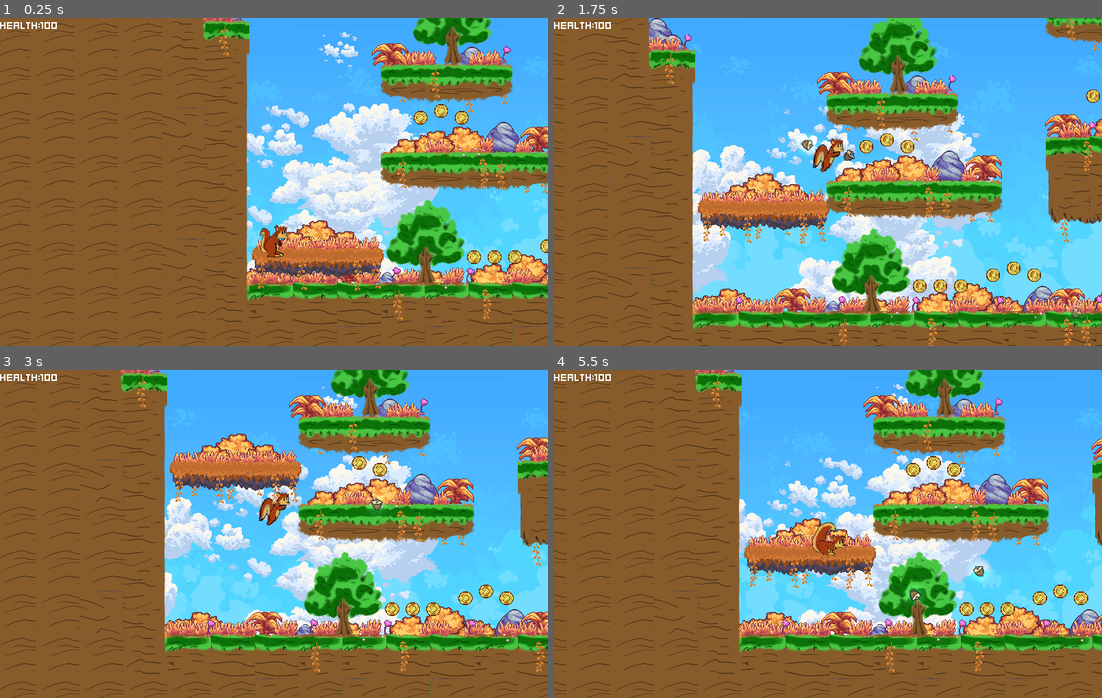
Above: before the commit, frames 1-4 (two rows, left to right).
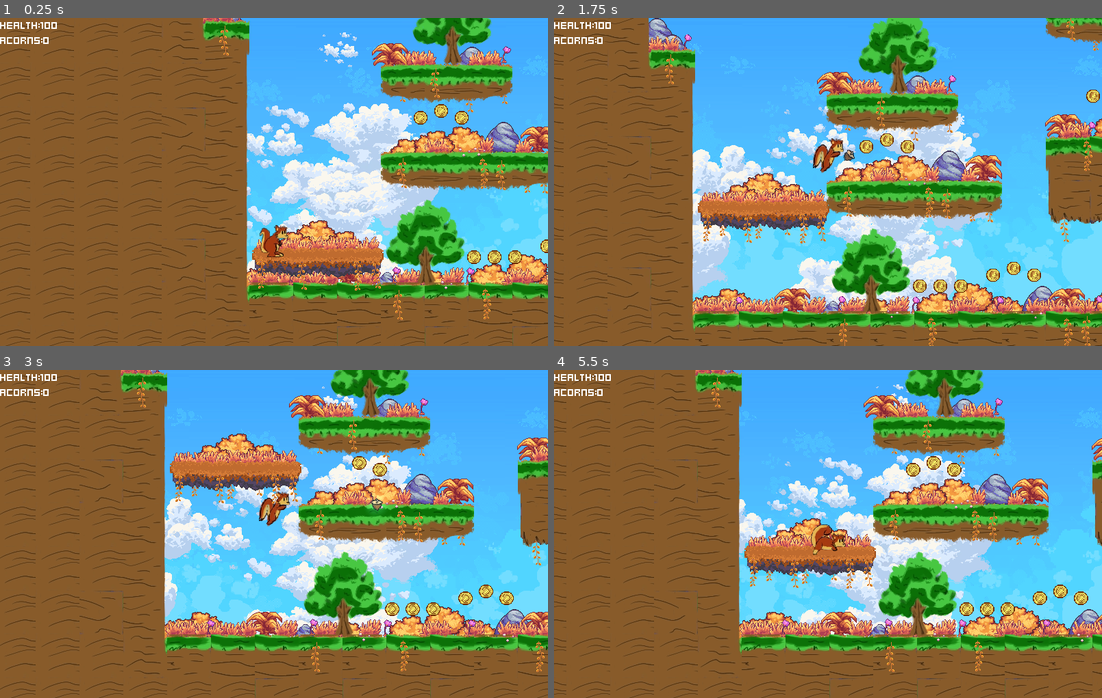
Above: after the commit, the same moments.

Repository: KieranL/ratatoskr
Game: Godot game, scene res://game_singleplayer.tscn
The game is run twice, just before and just after one commit, with the same random seed, the same clock (stepped at 60 frames per second) and the same inputs.
Inputs:
- Up to frame 1 (0.25 s): no input
- Up to frame 2 (1.75 s): hold Right (move_right) from 0.53 s (still down); tap Space (spit) at 0.6, 1.55 s; tap Up (jump) at 0.77, 1.52 s; tap Q (melee) at 1.35 s
- Up to frame 3 (3 s): release Right (move_right) at 2.03 s; hold Left (move_left) 2.03-2.78 s; tap Space (spit) at 2.1 s; hold Right (move_right) from 2.78 s (still down); tap V (toggle_climb) at 2.85 s
- Up to frame 4 (5.5 s): tap Up (jump) at 3.02, 3.77, 4.52 s; tap Space (spit) at 3.05, 3.6, 4.55, 5.1 s; tap R (reload_scene) at 4.15 s; release Right (move_right) at 4.28 s; hold Left (move_left) 4.28-5.03 s; tap Q (melee) at 4.35 s; hold Right (move_right) from 5.03 s (still down)

The runs differ from the first frame. In frame 1, 0.1% of the frame differs, in the area x 0-9%, y 5-8%; in frame 2, 0.2%; in frame 3, 0.1%; in frame 4, 0.6%, in the area x 0-79%, y 5-72%.

Commit message:
add acorns resource

Diff:
--- a/game.gd
+++ b/game.gd
@@ -25,7 +25,7 @@
 			else:
 				_pause_menu.close()
 			get_tree().root.set_input_as_handled()
-	elif event.is_action_pressed("reload_scene") and not is_game_over:
+	elif event.is_action_pressed("reload_scene"):
 		reload_game()
 
 
--- a/game_splitscreen.tscn
+++ b/game_splitscreen.tscn
@@ -47,7 +47,7 @@
 handle_input_locally = false
 canvas_item_default_texture_filter = 0
 audio_listener_enable_2d = true
-size = Vector2i(399, 480)
+size = Vector2i(2, 2)
 render_target_update_mode = 4
 
 [node name="Level" parent="Black/SplitContainer/ViewportContainer1/Viewport1" instance=ExtResource("3_e0nyr")]
@@ -75,7 +75,7 @@
 handle_input_locally = false
 canvas_item_default_texture_filter = 0
 audio_listener_enable_2d = true
-size = Vector2i(399, 480)
+size = Vector2i(2, 2)
 render_target_update_mode = 4
 
 [node name="ParallaxBackground" parent="Black/SplitContainer/ViewportContainer2/Viewport2" instance=ExtResource("5_47vt4")]
--- a/scenes/maingame/enemy/enemy.tscn
+++ b/scenes/maingame/enemy/enemy.tscn
@@ -239,8 +239,8 @@
 }
 
 [sub_resource type="CapsuleShape2D" id="5"]
-radius = 18.0
-height = 50.0
+radius = 36.0
+height = 88.0
 
 [sub_resource type="CanvasItemMaterial" id="6"]
 blend_mode = 1
@@ -283,6 +283,7 @@
 }
 
 [node name="CollisionShape2D" type="CollisionShape2D" parent="."]
+position = Vector2(-1, -12)
 rotation = -1.5708
 shape = SubResource("5")
 
--- a/scenes/maingame/level/coin.gd
+++ b/scenes/maingame/level/coin.gd
@@ -8,4 +8,5 @@
 
 func _on_body_entered(body: Node2D) -> void:
 	animation_player.play(&"picked")
+	(body as Player).acorn_collected()
 	(body as Player).coin_collected.emit()
--- a/scenes/maingame/player/player.gd
+++ b/scenes/maingame/player/player.gd
@@ -30,7 +30,9 @@
 
 var _isClimbing := false
 
+
 @onready var health_ui_amount = $UI/HealthLabel/HealthAmount
+@onready var acorns_ui_amount = $UI/AcornLabel/AcornAmount
 @onready var collision_shape = $CollisionShape2D
 var _double_jump_charged := false
 
@@ -44,6 +46,11 @@
 			health_ui_amount.text = str(value)
 
 @export var IFRAME_DURATION_IN_MS := 400.0
+
+@export var ACORNS := 0 :
+		set(value):
+			ACORNS = value
+			acorns_ui_amount.text = str(value)
 
 func _ready() -> void:
 	CURRENT_HEALTH = MAX_HEALTH
@@ -90,8 +97,9 @@
 	move_and_slide()
 
 	var is_shooting := false
-	if Input.is_action_just_pressed("spit" + action_suffix):
+	if Input.is_action_just_pressed("spit" + action_suffix) and ACORNS > 0:
 		is_shooting = spit.shoot(sprite.scale.x)
+		ACORNS -= 1
 
 	var is_attacking := false
 	if Input.is_action_just_pressed("melee" + action_suffix):
@@ -124,9 +132,6 @@
 
 	if _is_damage_state:
 		animation_new = "damaged"
-
-
-
 
 	return animation_new
 
@@ -171,3 +176,7 @@
 
 func _on_boss_zone_trigger() -> void:
 	bossZoneTriggerPlayer.emit()
+
+func acorn_collected() -> void:
+	ACORNS = ACORNS + 1
+	print(ACORNS)
--- a/scenes/maingame/player/player.tscn
+++ b/scenes/maingame/player/player.tscn
@@ -358,3 +358,17 @@
 label_settings = SubResource("LabelSettings_8v8mq")
 
 [connection signal="bossZoneTriggerPlayer" from="." to="Camera" method="_on_player_boss_zone_trigger_player"]
+[node name="AcornLabel" type="Label" parent="UI"]
+offset_top = 22.0
+offset_right = 64.0
+offset_bottom = 45.0
+text = "Acorns:"
+label_settings = SubResource("LabelSettings_amg2l")
+
+[node name="AcornAmount" type="Label" parent="UI/AcornLabel"]
+layout_mode = 0
+offset_left = 63.0
+offset_right = 103.0
+offset_bottom = 23.0
+text = "0"
+label_settings = SubResource("LabelSettings_8v8mq")
